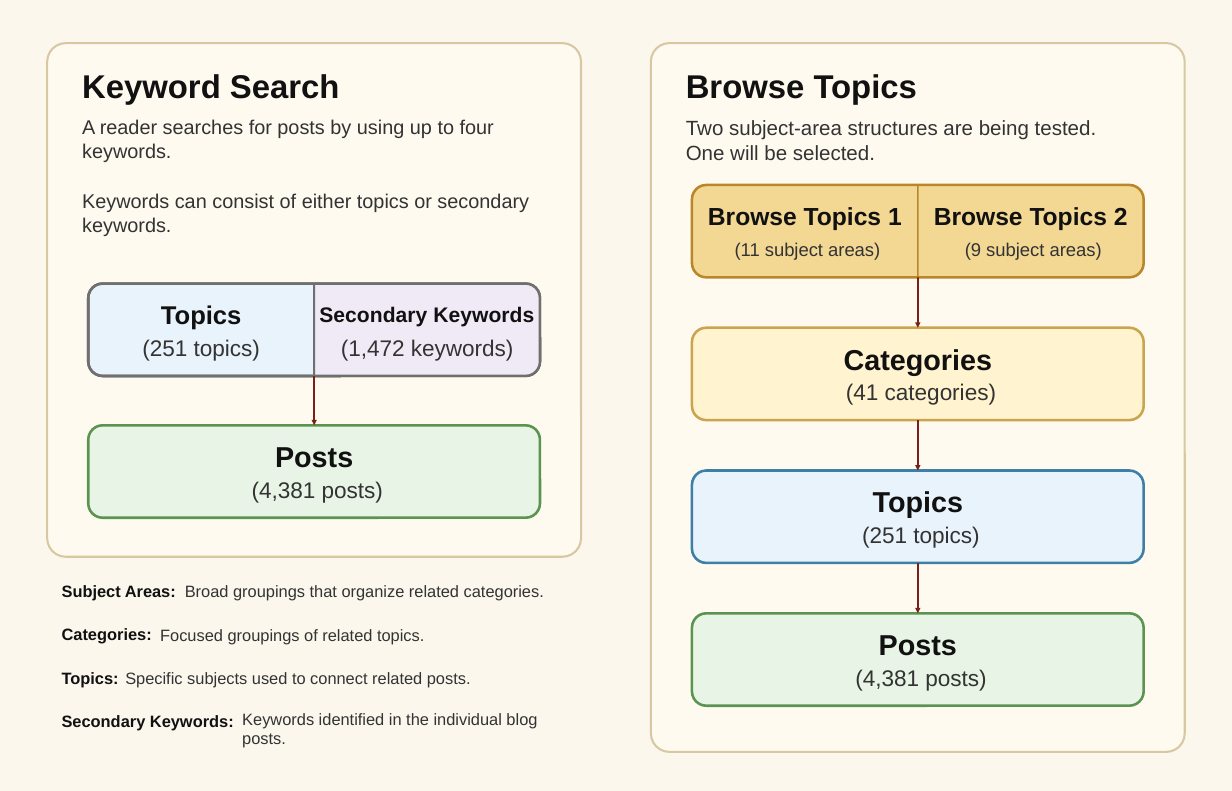
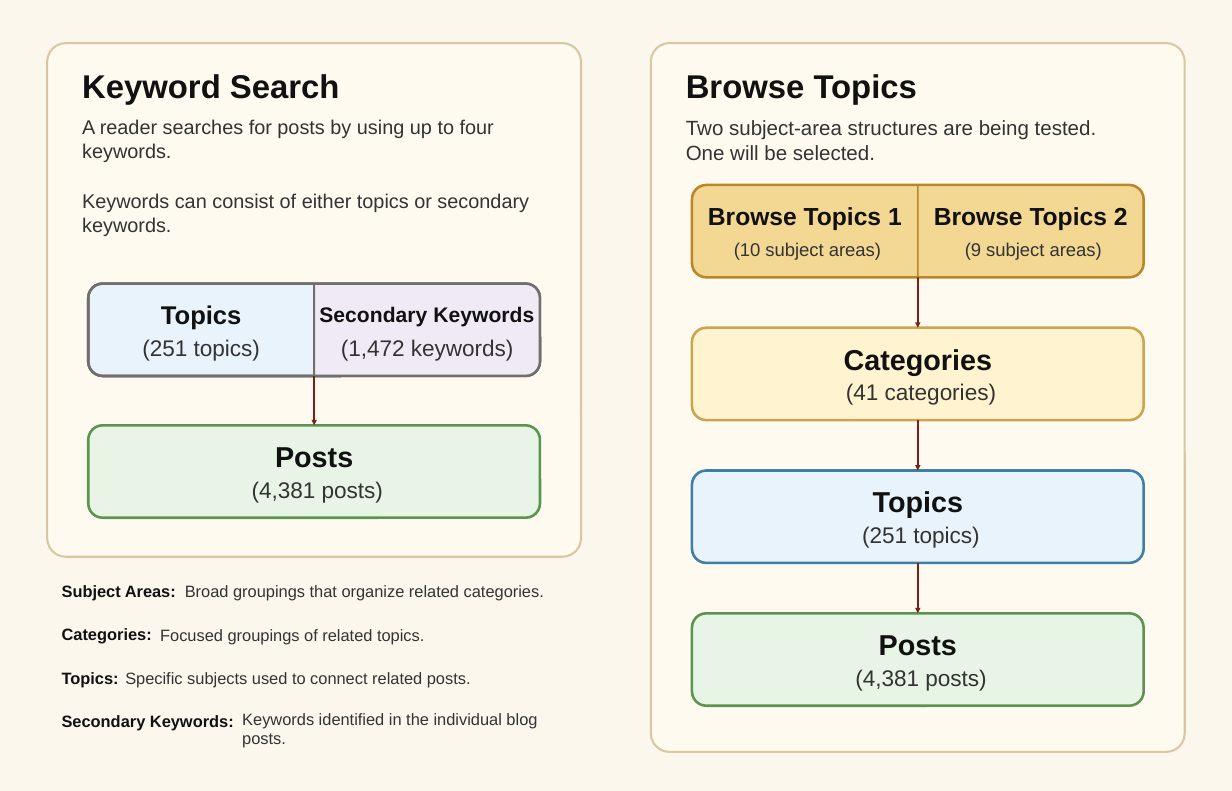
Before and after one commit to SteveEastin123/bart-blog-demo, a slide deck: slide 1 of docs/ehrman_search_methods_editable.pptx. Drawn at 1232x791 pixels with LibreOffice and Linux fonts; fonts in the diff are those of the drawing. Boxes give left, top, right and bottom in pixels: in the first picture for what was removed or moved away, otherwise in the second. Text is boxed around its words. In the diff, an @@ line names an element or a change of style, - is before the commit and + after.

```diff
--- a/docs/ehrman_search_methods_editable.pptx
+++ b/docs/ehrman_search_methods_editable.pptx
@@ text at [734,242,881,260]: text changed @@
-(11 subject areas)
+(10 subject areas)
```
Also in this commit, not shown: 3 other files.
